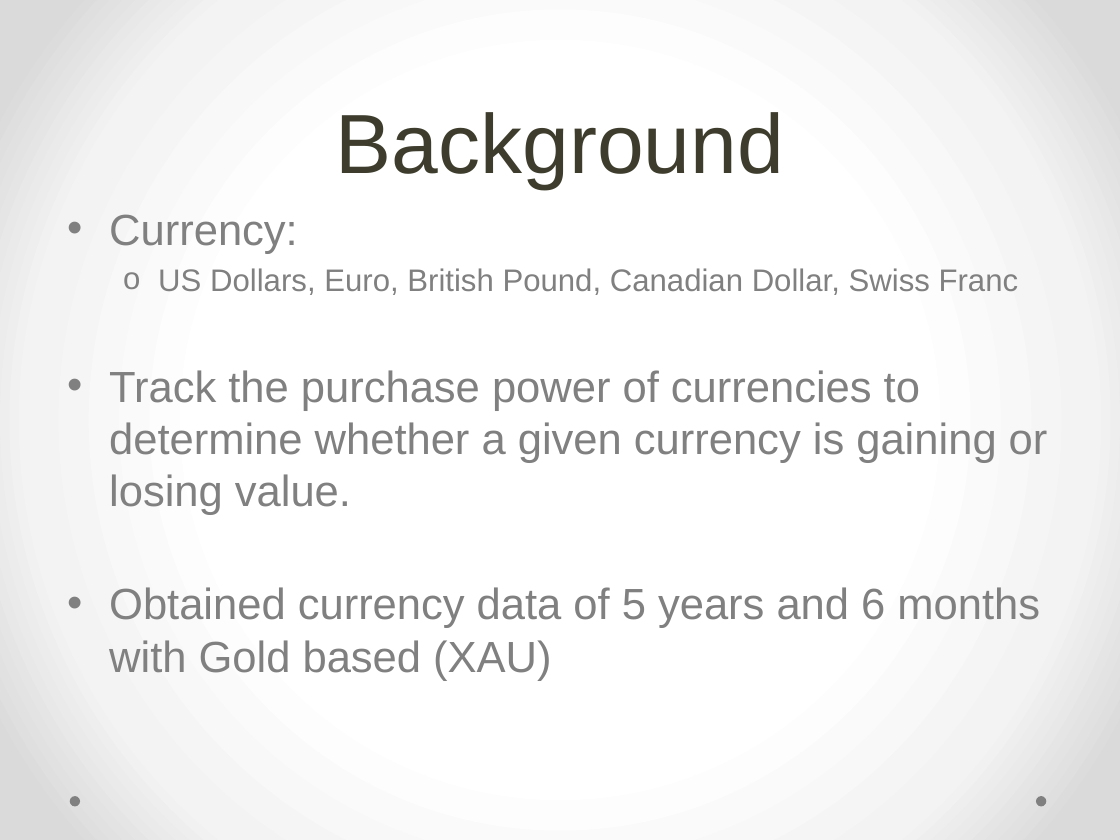
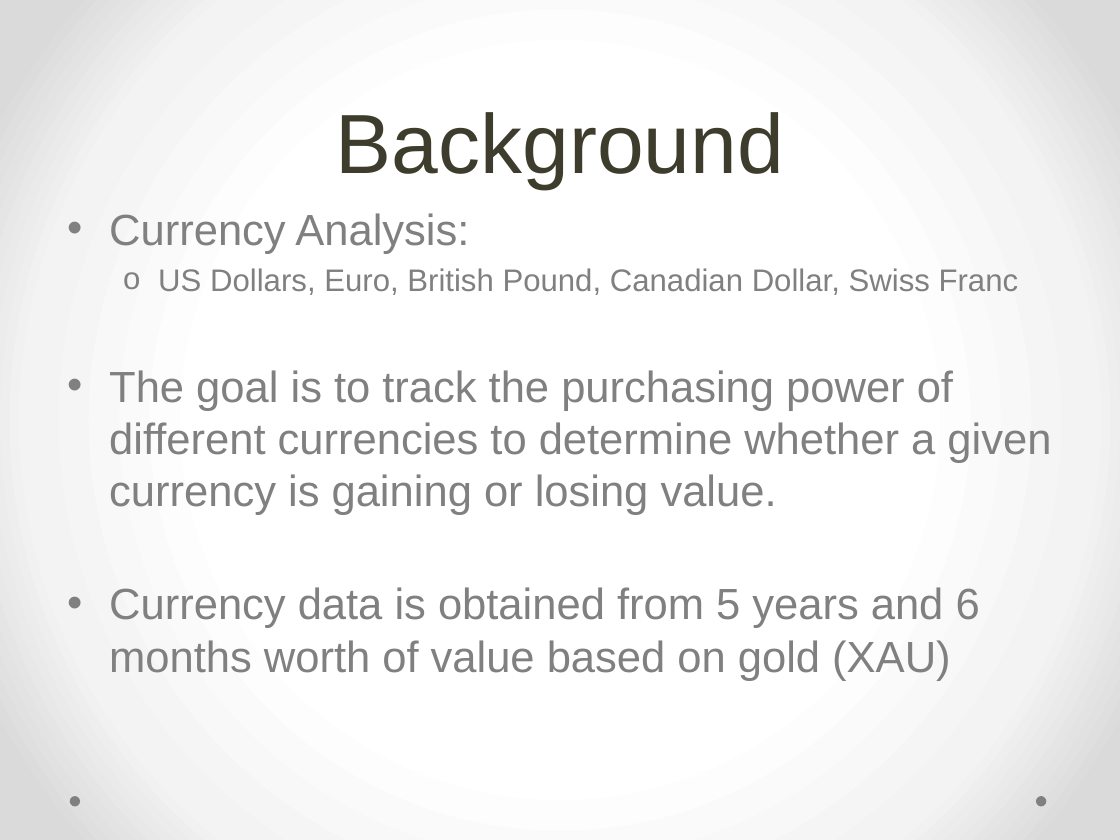
Before and after one commit to JimmyLiang888/SF_Dat_17_WORK, a slide deck: slide 2 of DS_Project/JLiang_XAU.pptx. Drawn at 1120x840 pixels with LibreOffice and Linux fonts; fonts in the diff are those of the drawing. Boxes give left, top, right and bottom in pixels: in the first picture for what was removed or moved away, otherwise in the second. Text is boxed around its words. In the diff, an @@ line names an element or a change of style, - is before the commit and + after.

Commit message:
Update latest PPTX

```diff
--- a/DS_Project/JLiang_XAU.pptx
+++ b/DS_Project/JLiang_XAU.pptx
@@ text at <box>109,213,469,254</box>: text changed @@
-• Currency:
+• Currency Analysis:
@@ text at <box>109,370,1051,681</box>: text changed @@
-• Track the purchase power of currencies to determine whether a given currency is gaining or losing value.
-• Obtained currency data of 5 years and 6 months with Gold based (XAU)
+• The goal is to track the purchasing power of different currencies to determine whether a given currency is gaining or losing value.
+• Currency data is obtained from 5 years and 6 months worth of value based on gold (XAU)
```
Also in this commit, not shown: 3 other slides changed, 4 slides added, 4 slides removed.
